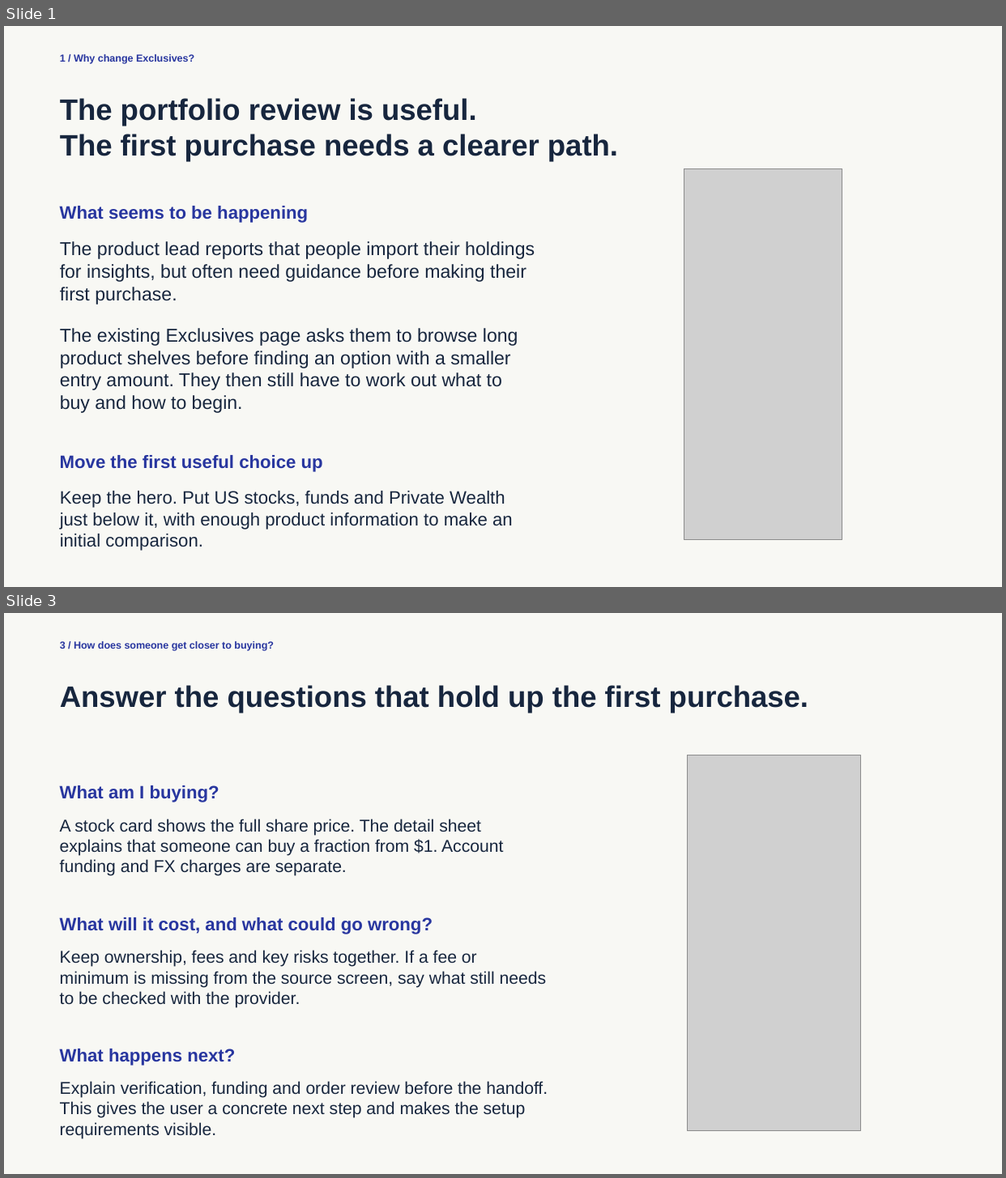
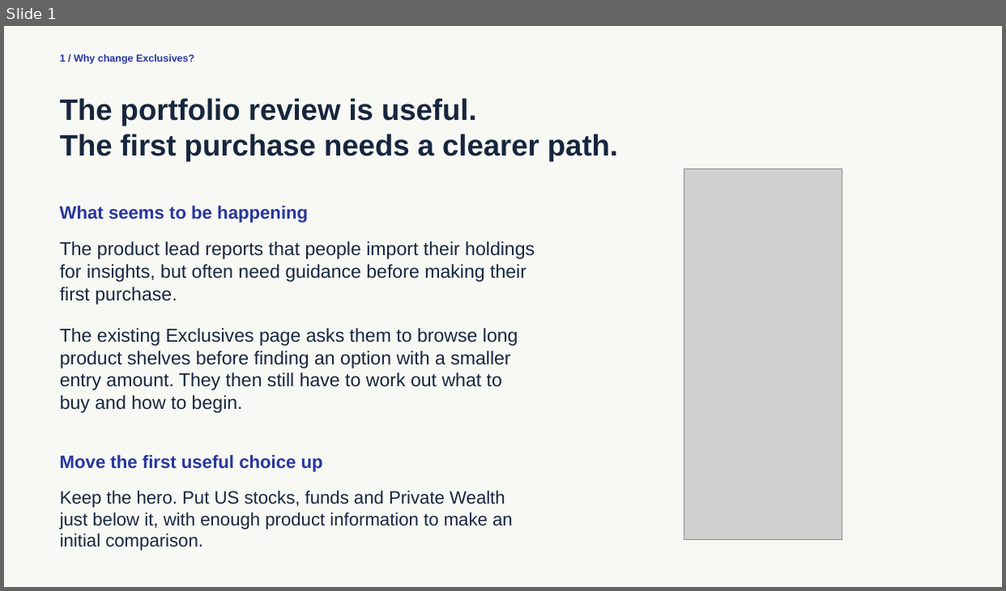
Before and after one commit to sd7souvik007-svg/ionic_Ui, a slide deck: deliverables/Ionic-Exclusives-Final.pptx. Shown one above the other, each under a label of ours: slides 1 and 3 before the commit, slide 1 after it; the slides between them are not shown. The pictures are 1006x1178 and 1006x591 pixels, drawn with LibreOffice and Linux fonts; fonts in the diff are those of the drawing; grey boxes stand for pictures. Boxes give left, top, right and bottom in pixels: in the first picture for what was removed or moved away, otherwise in the second. Text is boxed around its words. In the diff, an @@ line names an element or a change of style, - is before the commit and + after.

```diff
--- a/deliverables/Ionic-Exclusives-Final.pptx
+++ b/deliverables/Ionic-Exclusives-Final.pptx
@@ slide 3 removed at <box>4,613,1002,1174</box>, background #F8F8F4 @@
@@ text removed at <box>60,641,274,651</box> @@
-3 / How does someone get closer to buying?
@@ text removed at <box>60,685,808,713</box> @@
-Answer the questions that hold up the first purchase.
@@ picture removed at <box>687,756,860,1131</box> @@
@@ text removed at <box>60,786,219,803</box> @@
-What am I buying?
@@ text removed at <box>60,819,503,876</box> @@
-A stock card shows the full share price. The detail sheet explains that someone can buy a fraction from $1. Account funding and FX charges are separate.
@@ text removed at <box>60,918,432,935</box> @@
-What will it cost, and what could go wrong?
@@ text removed at <box>60,950,547,1008</box> @@
-Keep ownership, fees and key risks together. If a fee or minimum is missing from the source screen, say what still needs to be checked with the provider.
@@ text removed at <box>60,1049,235,1066</box> @@
-What happens next?
@@ text removed at <box>60,1081,548,1139</box> @@
-Explain verification, funding and order review before the handoff. This gives the user a concrete next step and makes the setup requirements visible.
```
Also in this commit, not shown: 2 slides changed, 1 slide added, 8 other files.
